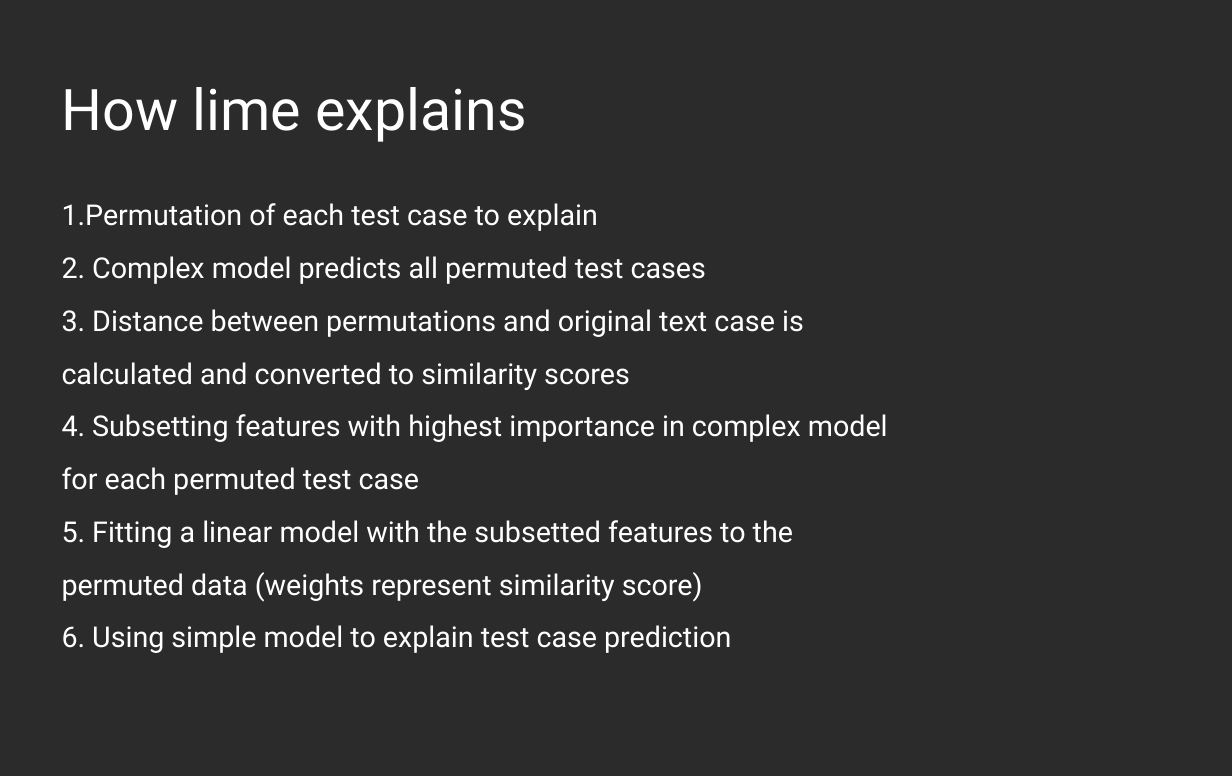
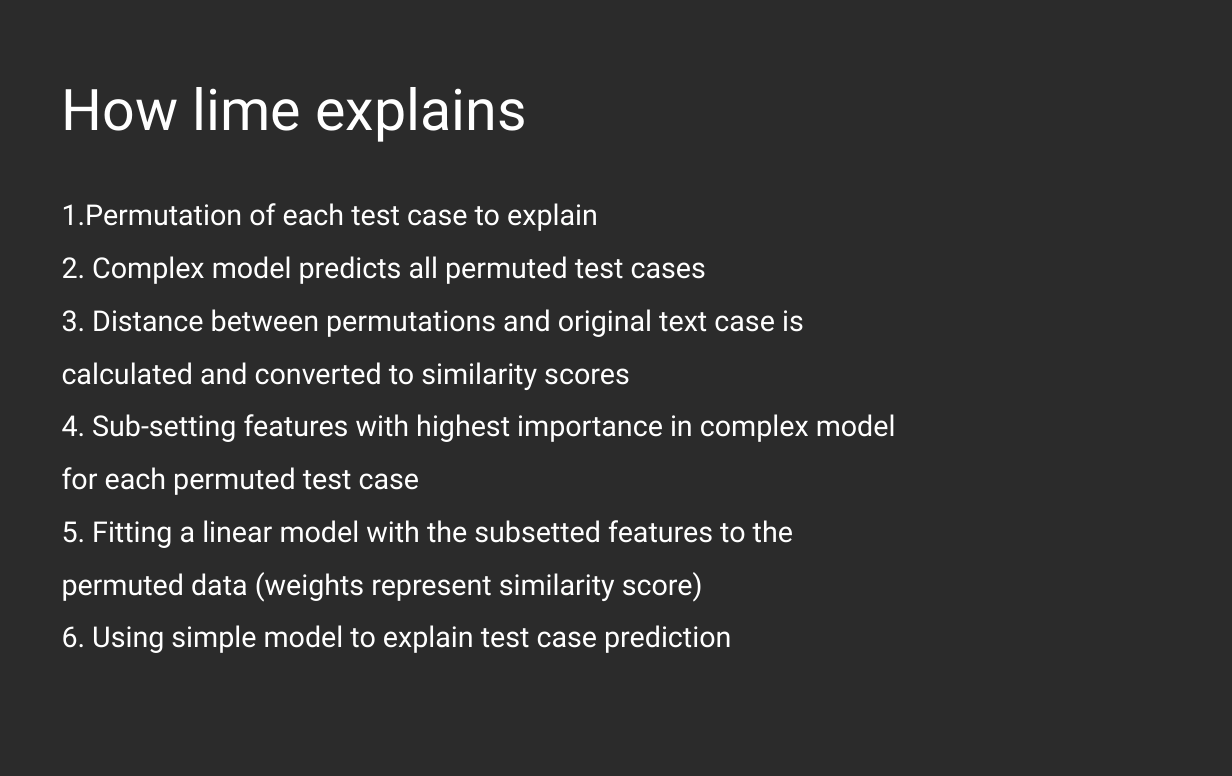
Before and after one commit to mattdube/stl-rug_lime, a slide deck: slide 7 of Slides/stl-rug_lime_01092019.odp (slide 9 before the commit). Drawn at 1232x776 pixels with LibreOffice and Linux fonts; fonts in the diff are those of the drawing; background and template pictures are left out; a plain dark background stands for a picture behind light text. Boxes give left, top, right and bottom in pixels: in the first picture for what was removed or moved away, otherwise in the second. Text is boxed around its words. In the diff, an @@ line names an element or a change of style, - is before the commit and + after.

```diff
--- a/Slides/stl-rug_lime_01092019.odp
+++ b/Slides/stl-rug_lime_01092019.odp
@@ text at [62,414,896,442]: text changed @@
-4. Subsetting features with highest importance in complex model
+4. Sub-setting features with highest importance in complex model
```
Also in this commit, not shown: 3 other slides changed.
